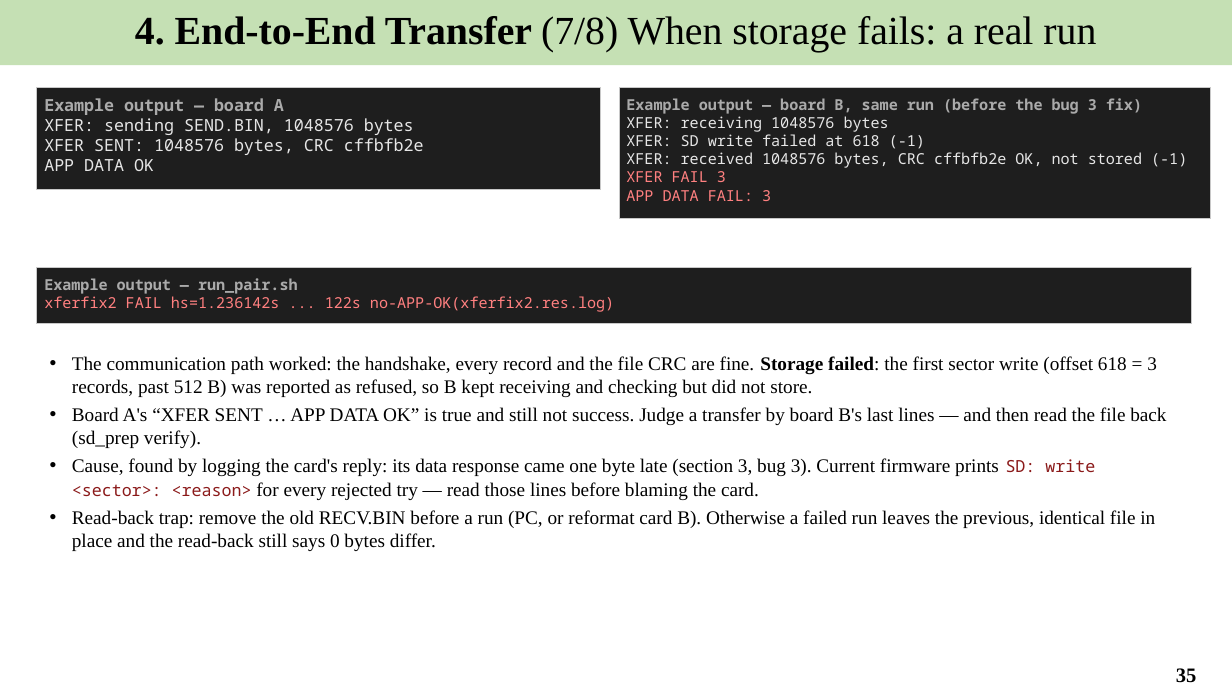
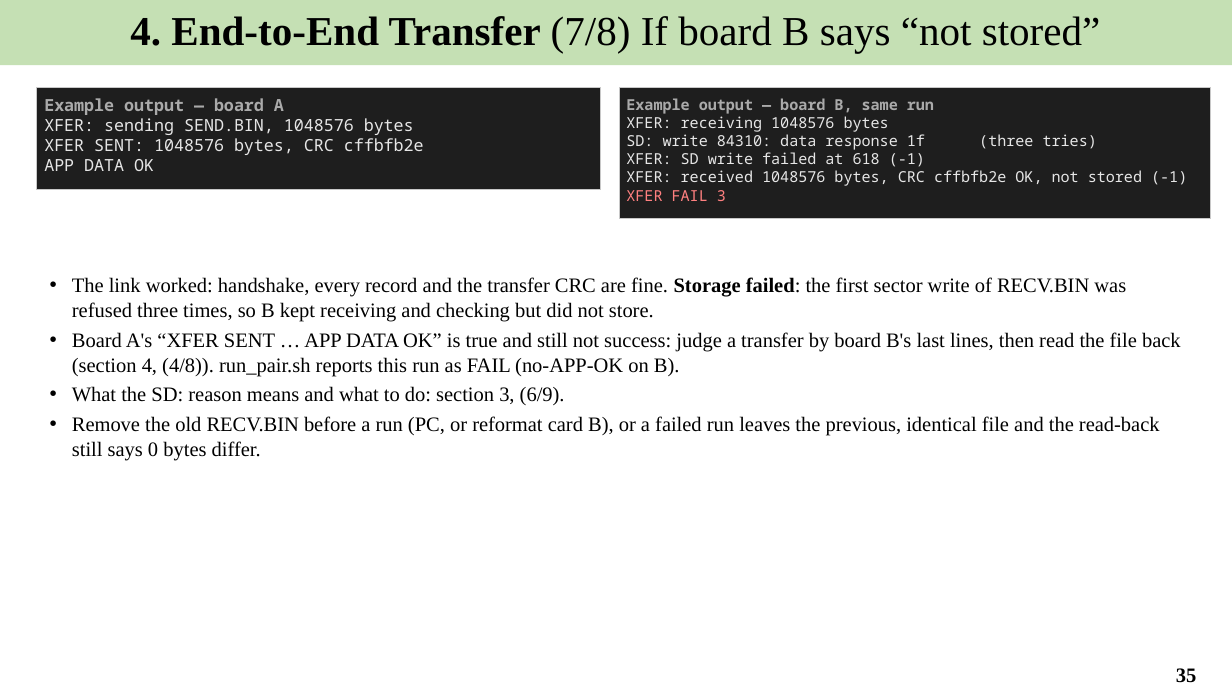
Before and after one commit to Khaiduy/chipyard-edhoc, a slide deck: slide 35 of fpga/sw/export/docs/slides/05_Secure_file_transfer_and_results.pptx. Drawn at 1232x693 pixels with LibreOffice and Linux fonts; fonts in the diff are those of the drawing. Boxes give left, top, right and bottom in pixels: in the first picture for what was removed or moved away, otherwise in the second. Text is boxed around its words. In the diff, an @@ line names an element or a change of style, - is before the commit and + after.

```diff
--- a/fpga/sw/export/docs/slides/05_Secure_file_transfer_and_results.pptx
+++ b/fpga/sw/export/docs/slides/05_Secure_file_transfer_and_results.pptx
@@ text in rectangle at [130,16,1101,53]: text changed; size 31 to 32 pt @@
-4. End-to-End Transfer (7/8) When storage fails: a real run
+4. End-to-End Transfer (7/8) If board B says “not stored”
@@ text in rectangle at [626,98,934,114]: text changed @@
-Example output — board B, same run (before the bug 3 fix)
+Example output — board B, same run
@@ text in rectangle at [626,134,1097,150]: paragraph added @@
+SD: write 84310: data response 1f (three tries)
@@ text in rectangle at [626,190,771,201]: paragraph removed @@
-APP DATA FAIL: 3
@@ rectangle removed at [37,268,1192,323] @@
-Example output — run_pair.sh
-xferfix2 FAIL hs=1.236142s ... 122s no-APP-OK(xferfix2.res.log)
@@ text at [72,277,1181,461]: text changed; size 15 to 16 pt @@
-• The communication path worked: the handshake, every record and the file CRC are fine. Storage failed: the first sector write (offset 618 = 3 records, past 512 B) was reported as refused, so B kept receiving and checking but did not store.
-• Board A's “XFER SENT … APP DATA OK” is true and still not success. Judge a transfer by board B's last lines — and then read the file back (sd_prep verify).
-• Cause, found by logging the card's reply: its data response came one byte late (section 3, bug 3). Current firmware prints SD: write <sector>: <reason> for every rejected try — read those lines before blaming the card.
-• Read-back trap: remove the old RECV.BIN before a run (PC, or reformat card B). Otherwise a failed run leaves the previous, identical file in place and the read-back still says 0 bytes differ.
+• The link worked: handshake, every record and the transfer CRC are fine. Storage failed: the first sector write of RECV.BIN was refused three times, so B kept receiving and checking but did not store.
+• Board A's “XFER SENT … APP DATA OK” is true and still not success: judge a transfer by board B's last lines, then read the file back (section 4, (4/8)). run_pair.sh reports this run as FAIL (no-APP-OK on B).
+• What the SD: reason means and what to do: section 3, (6/9).
+• Remove the old RECV.BIN before a run (PC, or reformat card B), or a failed run leaves the previous, identical file and the read-back still says 0 bytes differ.
```
Also in this commit, not shown: 23 other slides changed, 4 slides added, 7 slides removed, 13 other files.
